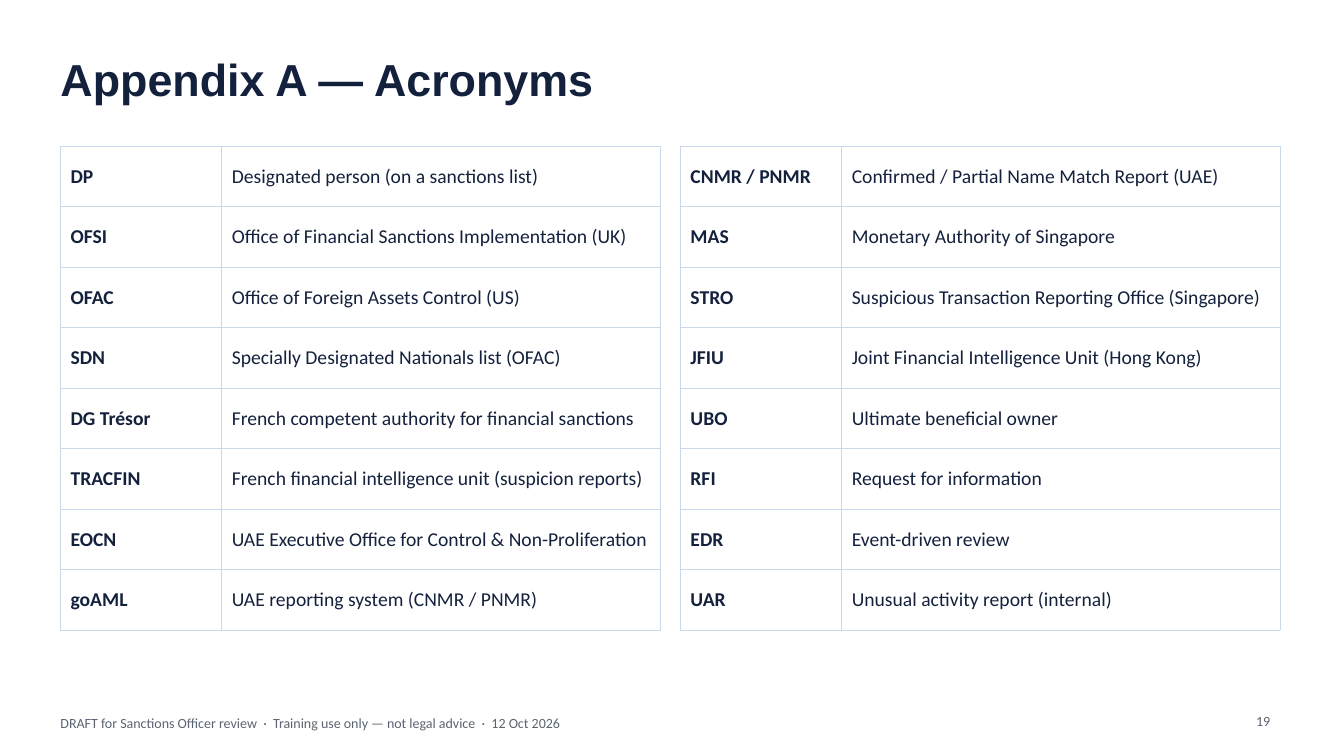
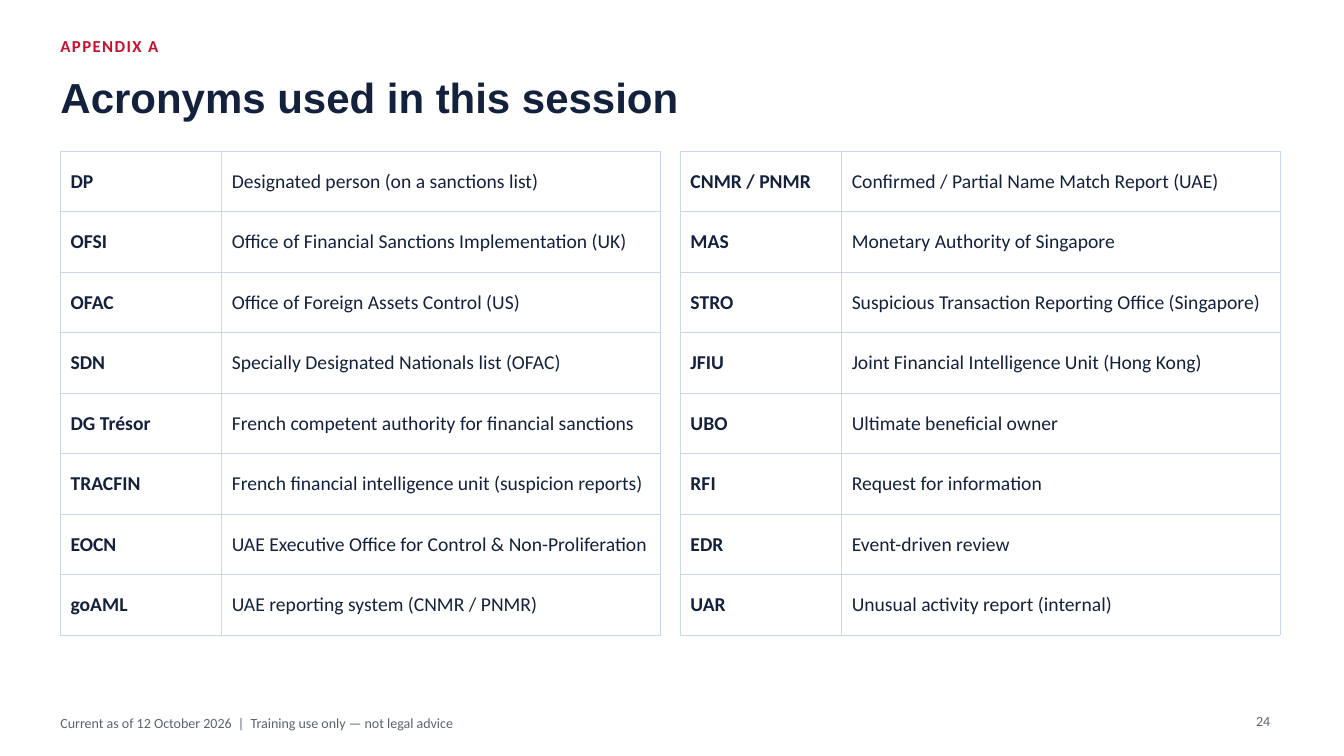
Before and after one commit to danielslonim-art/Screening, a slide deck: slide 24 of training/sanctions-in-practice-2026-10/sanctions-in-practice-analyst-edition.pptx (slide 19 before the commit). Drawn at 1344x756 pixels with LibreOffice and Linux fonts; fonts in the diff are those of the drawing. Boxes give left, top, right and bottom in pixels: in the first picture for what was removed or moved away, otherwise in the second. Text is boxed around its words. In the diff, an @@ line names an element or a change of style, - is before the commit and + after.

```diff
--- a/training/sanctions-in-practice-2026-10/sanctions-in-practice-analyst-edition.pptx
+++ b/training/sanctions-in-practice-2026-10/sanctions-in-practice-analyst-edition.pptx
@@ text at (60, 41, 158, 52): text changed; size 32 to 12 pt; font Arial to Calibri; text colour #14213D to #C8102E @@
-Appendix A — Acronyms
+APPENDIX A
@@ title added at (60, 82, 678, 122), 30 pt, text #14213D, bold @@
+Acronyms used in this session
@@ table: place and size @@
-table at (60, 146, 660, 614)
+table at (60, 151, 660, 619)
@@ table: place and size @@
-table at (681, 146, 1280, 613)
+table at (681, 151, 1280, 618)
@@ text at (60, 718, 453, 731): text changed @@
-DRAFT for Sanctions Officer review · Training use only — not legal advice · 12 Oct 2026
+Current as of 12 October 2026 | Training use only — not legal advice
@@ page number at (1256, 717, 1270, 726): text changed @@
-19
+24
```
Also in this commit, not shown: 11 other slides changed, 13 slides added, 8 slides removed, 1 other file.
